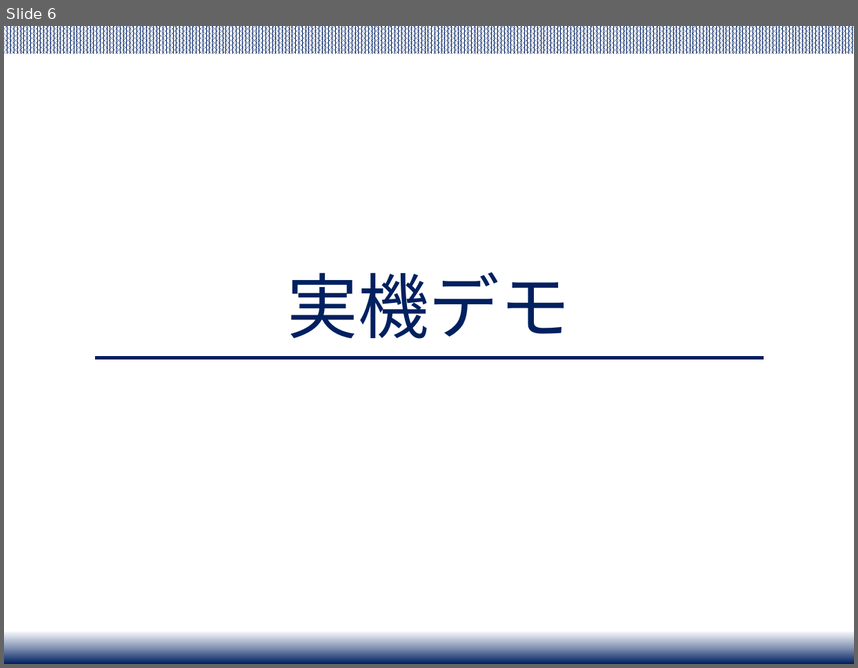
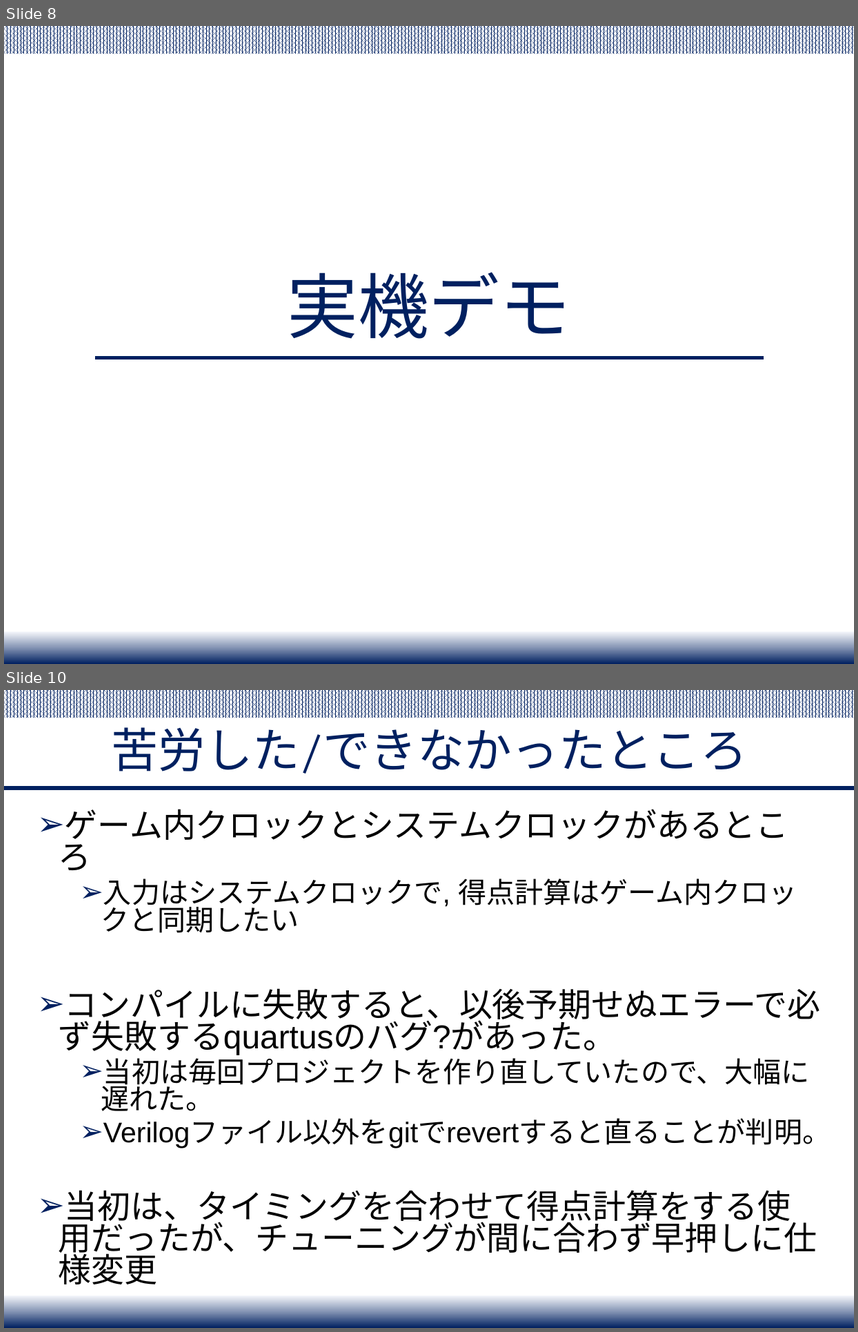
Before and after one commit to Yuchan4342/iot-system-project, a slide deck: presentation/IoT_project_final_presentation.pptx. Shown one above the other, each under a label of ours: slide 6 before the commit, slides 8 and 10 after it; the slides between them are not shown. The pictures are 858x668 and 858x1332 pixels, drawn with LibreOffice and Linux fonts; fonts in the diff are those of the drawing. Boxes give left, top, right and bottom in pixels: in the first picture for what was removed or moved away, otherwise in the second. Text is boxed around its words. In the diff, an @@ line names an element or a change of style, - is before the commit and + after.

```diff
--- a/presentation/IoT_project_final_presentation.pptx
+++ b/presentation/IoT_project_final_presentation.pptx
@@ slide 10 added at bbox=[4, 690, 854, 1328], background #FFFFFF; not listed: 2 template elements that a slide beside it also shows @@
@@ title added at bbox=[111, 727, 747, 773], 40 pt, text #002060 @@
+苦労した/できなかったところ
@@ line added from (4, 788) to (854, 788), #002060 3 pt @@
@@ text added at bbox=[59, 809, 831, 1284], 28 pt, text #000000 @@
+➢ ゲーム内クロックとシステムクロックがあるところ
+  ➢ 入力はシステムクロックで, 得点計算はゲーム内クロックと同期したい
+➢ コンパイルに失敗すると、以後予期せぬエラーで必ず失敗するquartusのバグ?があった。
+  ➢ 当初は毎回プロジェクトを作り直していたので、大幅に遅れた。
+  ➢ Verilogファイル以外をgitでrevertすると直ることが判明。
+➢ 当初は、タイミングを合わせて得点計算をする使用だったが、チューニングが間に合わず早押しに仕様変更
@@ what was slide 6 is now slide 8 @@
```
Also in this commit, not shown: 2 slides changed, 3 other slides added, 1 slide removed.
